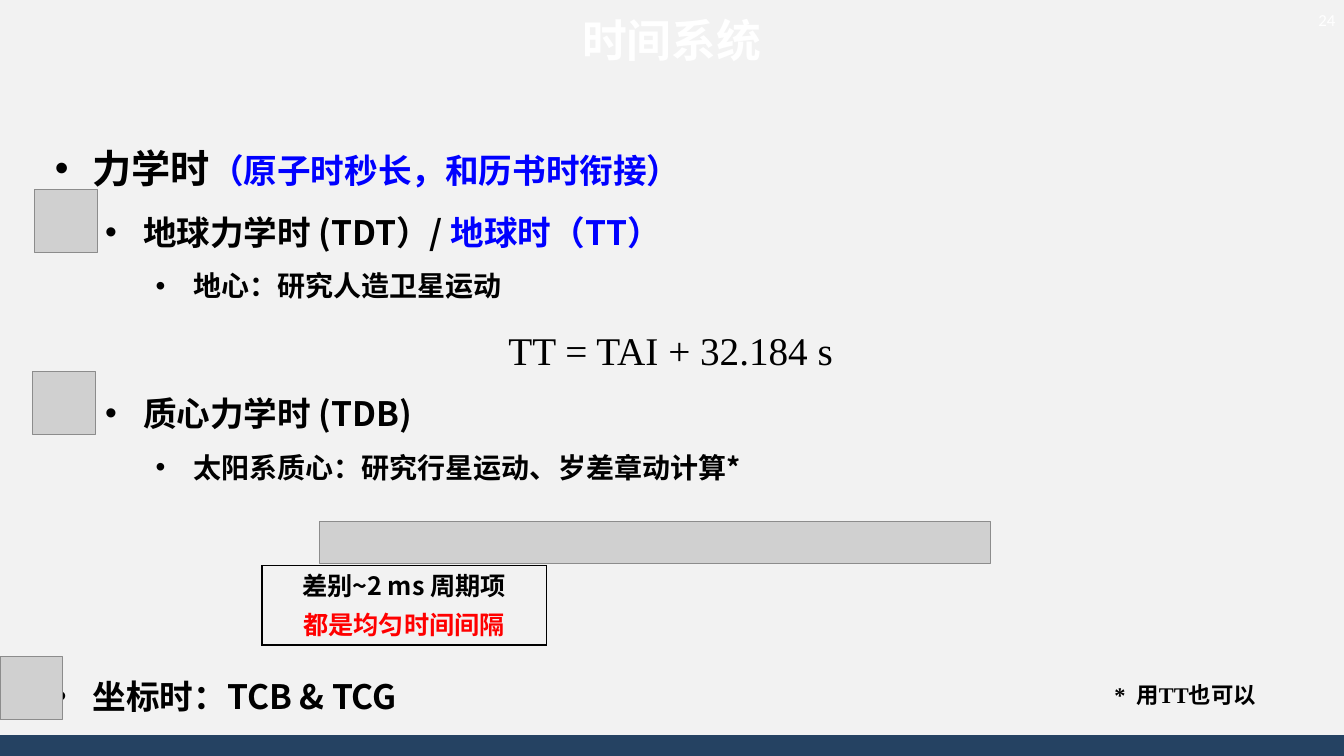
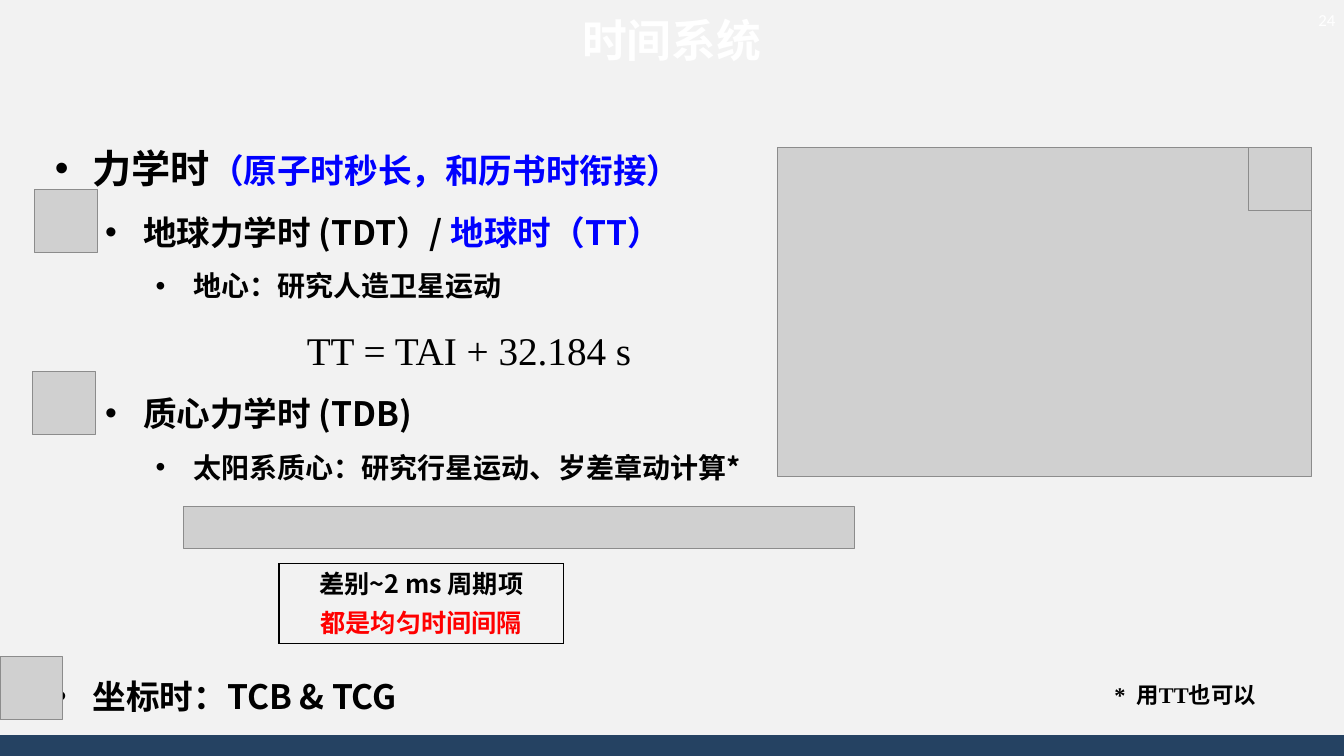
Before and after one commit to AsBackup/DAOSSA, a slide deck: slide 24 of 01 天球概念与时间系统.pptx. Drawn at 1344x756 pixels with LibreOffice and Linux fonts; fonts in the diff are those of the drawing; grey boxes stand for pictures; background and template pictures are left out. Boxes give left, top, right and bottom in pixels: in the first picture for what was removed or moved away, otherwise in the second. Text is boxed around its words. In the diff, an @@ line names an element or a change of style, - is before the commit and + after.

```diff
--- a/01 天球概念与时间系统.pptx
+++ b/01 天球概念与时间系统.pptx
@@ text "力学时（原子时秒长，和历书时衔接）" rewrapped from [93,149,833,712] to [93,149,740,712] @@
@@ picture added at [777,147,1312,477] @@
@@ picture added at [1249,147,1312,210] @@
@@ picture: place and size @@
-picture at [320,521,990,564]
+picture at [184,507,854,549]
@@ rectangle "差别~2 ms 周期项": place and size @@
-rectangle "差别~2 ms 周期项" at [262,566,546,645]
+rectangle "差别~2 ms 周期项" at [279,564,564,643]
```
Also in this commit, not shown: 1 other file.
